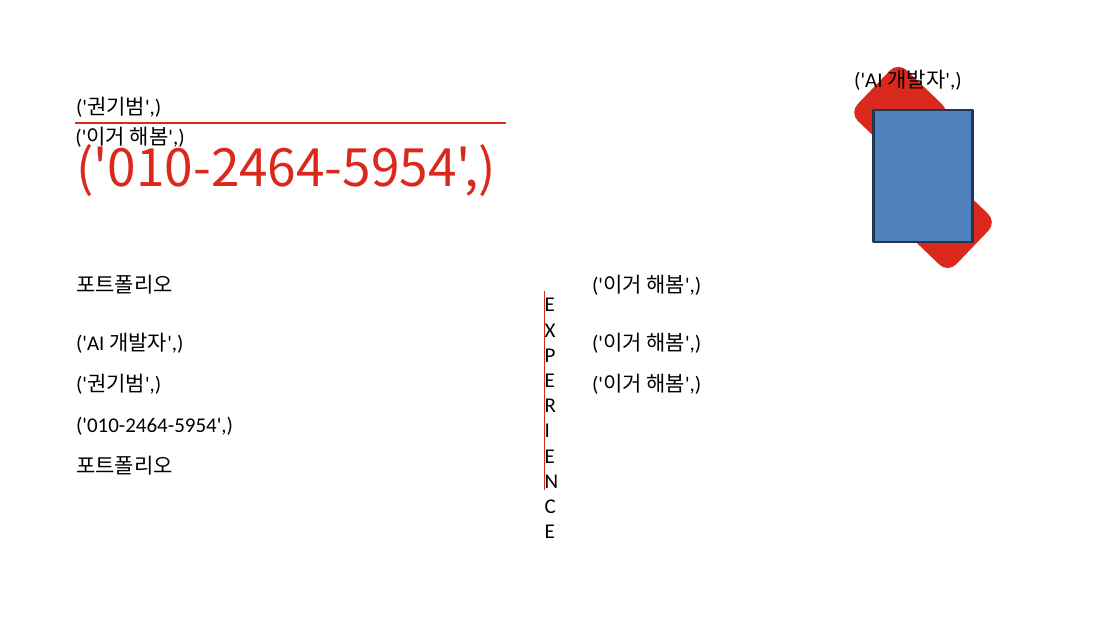
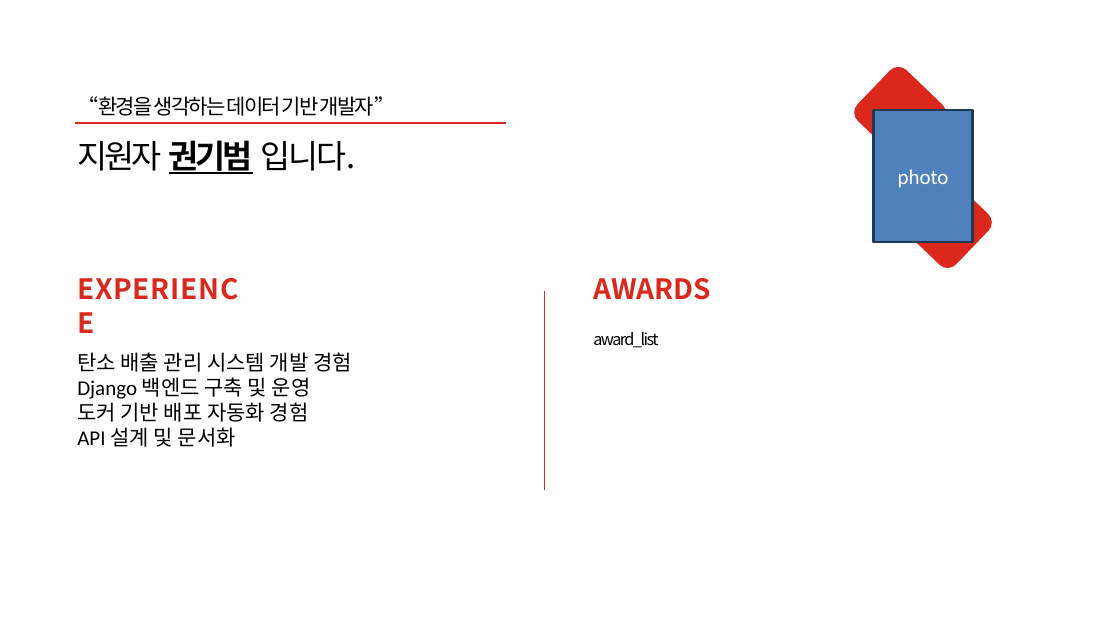
Before and after one commit to qja1998/github_mcp, a slide deck: slide 2 of ppt/test.pptx. Drawn at 1120x630 pixels with LibreOffice and Linux fonts; fonts in the diff are those of the drawing; background and template pictures are left out. Boxes give left, top, right and bottom in pixels: in the first picture for what was removed or moved away, otherwise in the second. Text is boxed around its words. In the diff, an @@ line names an element or a change of style, - is before the commit and + after.

```diff
--- a/ppt/test.pptx
+++ b/ppt/test.pptx
@@ text in freeform shape at bbox=[854, 67, 961, 94]: text removed @@
-('AI 개발자',)
@@ text at bbox=[77, 96, 395, 116]: text changed; font Calibri to Noto Sans CJK KR @@
-('권기범',)
+“환경을 생각하는 데이터 기반 개발자”
@@ text in freeform shape at bbox=[75, 123, 185, 150]: text removed @@
-('이거 해봄',)
@@ title at bbox=[77, 140, 355, 174]: text changed; size 44 to 28 pt; text colour #DA291C to #000000 @@
-('010-2464-5954',)
+지원자 권기범 입니다.
@@ text in rectangle at bbox=[898, 169, 949, 188]: text added @@
+photo
@@ text at bbox=[76, 274, 173, 294]: text changed; size 18 to 24 pt; font Calibri to Noto Sans CJK KR; text colour #000000 to #DA291C; bold on @@
-포트폴리오
+EXPERIENCE
@@ text in freeform shape at bbox=[544, 291, 544, 491]: text removed @@
-EXPERIENCE
@@ text at bbox=[593, 278, 710, 300]: text changed; size 18 to 24 pt; font Calibri to Noto Sans CJK KR; text colour #000000 to #DA291C; bold on @@
-('이거 해봄',)
+AWARDS
@@ text at bbox=[77, 352, 352, 447]: text changed @@
-('AI 개발자',)
+탄소 배출 관리 시스템 개발 경험
+Django 백엔드 구축 및 운영
+도커 기반 배포 자동화 경험
+API 설계 및 문서화
@@ text at bbox=[593, 332, 658, 348]: text changed; size 18 to 14 pt; font Calibri to Noto Sans CJK KR @@
-('이거 해봄',)
+award_list
@@ text removed at bbox=[76, 374, 161, 394] @@
-('권기범',)
@@ text removed at bbox=[592, 373, 701, 394] @@
-('이거 해봄',)
@@ text removed at bbox=[76, 417, 233, 435] @@
-('010-2464-5954',)
@@ text removed at bbox=[76, 455, 173, 475] @@
-포트폴리오
```
Also in this commit, not shown: 3 other slides changed, 1 slide added, 1 slide removed, 3 other files.
